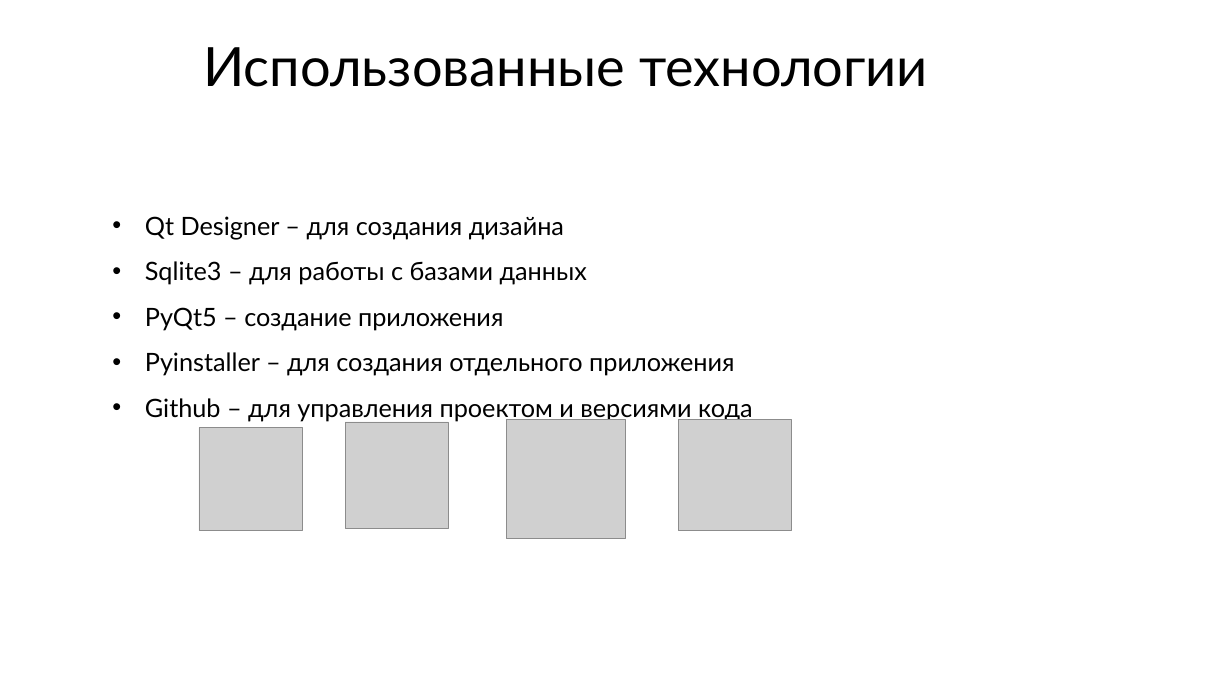
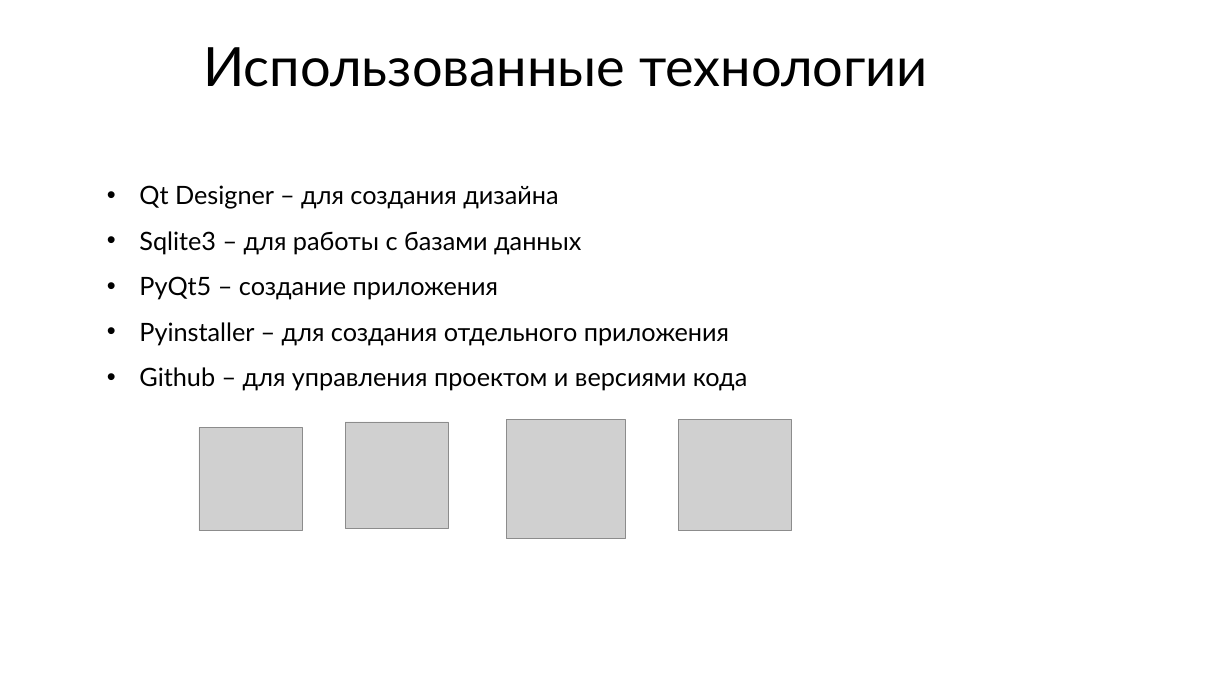
Before and after one commit to aikarimovvw/Library_System-QtProject, a slide deck: slide 6 of Documentation/Презентация SyrezLib.pptx. Drawn at 1232x693 pixels with LibreOffice and Linux fonts; fonts in the diff are those of the drawing; grey boxes stand for pictures. Boxes give left, top, right and bottom in pixels: in the first picture for what was removed or moved away, otherwise in the second. Text is boxed around its words. In the diff, an @@ line names an element or a change of style, - is before the commit and + after.

```diff
--- a/Documentation/Презентация SyrezLib.pptx
+++ b/Documentation/Презентация SyrezLib.pptx
@@ subtitle "Qt Designer – для создания ...": place and size @@
-subtitle "Qt Designer – для создания ..." at bbox=[145, 216, 753, 421]
+subtitle "Qt Designer – для создания ..." at bbox=[139, 185, 748, 391]
```
Also in this commit, not shown: 3 other slides changed, 1 slide added.
